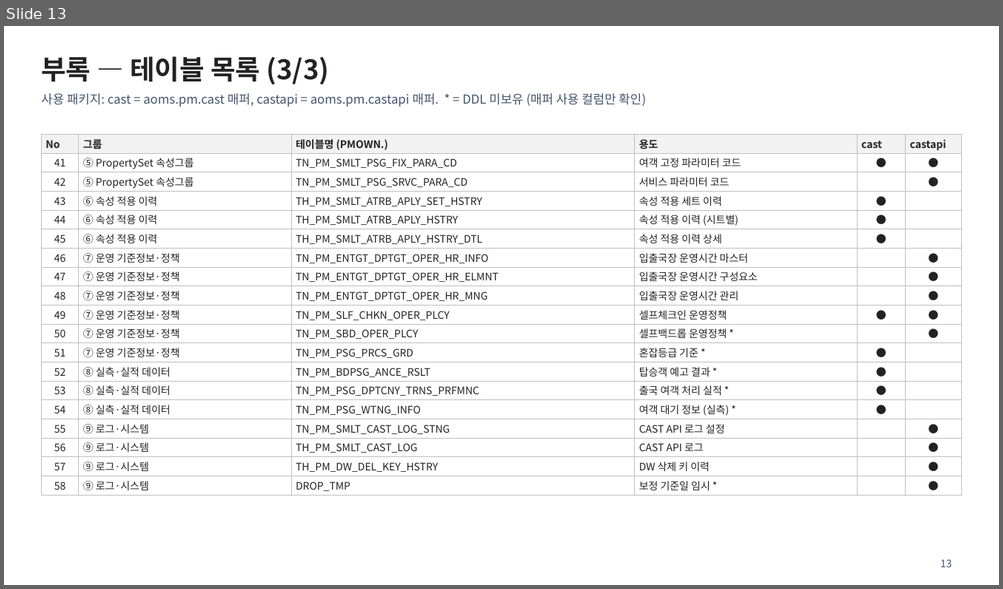
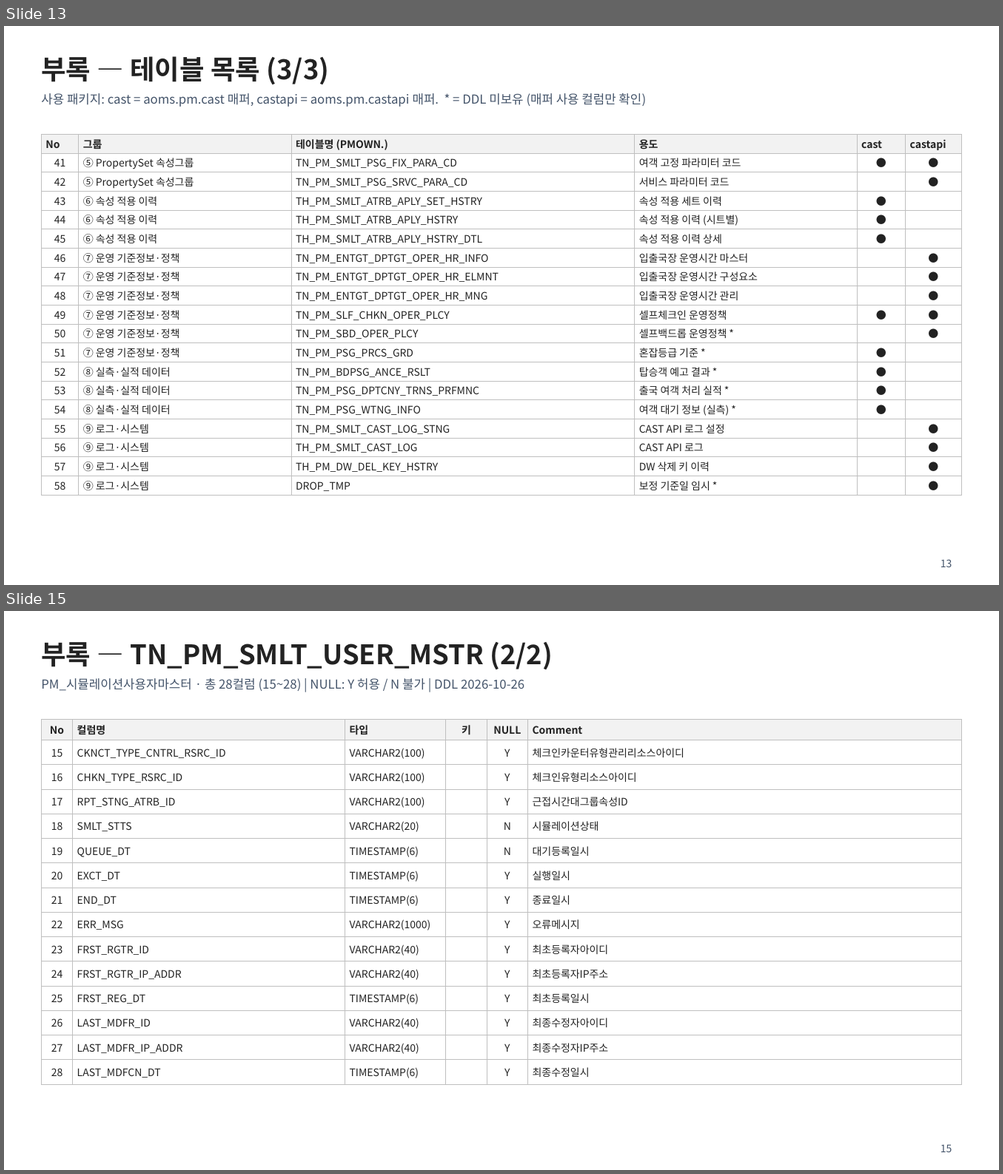
Before and after one commit to nsc5432/publishing, a slide deck: docs/pmown-table-erd.pptx. Shown one above the other, each under a label of ours: slide 13 before the commit, slides 13 and 15 after it; the slides between them are not shown. The pictures are 1003x589 and 1003x1174 pixels, drawn with LibreOffice and Linux fonts; fonts in the diff are those of the drawing. Boxes give left, top, right and bottom in pixels: in the first picture for what was removed or moved away, otherwise in the second. Text is boxed around its words. In the diff, an @@ line names an element or a change of style, - is before the commit and + after.

```diff
--- a/docs/pmown-table-erd.pptx
+++ b/docs/pmown-table-erd.pptx
@@ slide 15 added at (x1=4, y1=611, x2=999, y2=1170), background #FFFFFF @@
@@ title added at (x1=41, y1=642, x2=553, y2=669), 26 pt, text #222222, bold @@
+부록 — TN_PM_SMLT_USER_MSTR (2/2)
@@ text added at (x1=41, y1=678, x2=524, y2=691), 12 pt, text #44546A @@
+PM_시뮬레이션사용자마스터 · 총 28컬럼 (15~28) | NULL: Y 허용 / N 불가 | DDL 2026-10-26
@@ table added at (x1=41, y1=719, x2=962, y2=1085), 15 rows, 6 columns @@
+No | 컬럼명 | 타입 | 키 | NULL | Comment
+15 | CKNCT_TYPE_CNTRL_RSRC_ID | VARCHAR2(100) |  | Y | 체크인카운터유형관리리소스아이디
+16 | CHKN_TYPE_RSRC_ID | VARCHAR2(100) |  | Y | 체크인유형리소스아이디
+17 | RPT_STNG_ATRB_ID | VARCHAR2(100) |  | Y | 근접시간대그룹속성ID
+18 | SMLT_STTS | VARCHAR2(20) |  | N | 시뮬레이션상태
+19 | QUEUE_DT | TIMESTAMP(6) |  | N | 대기등록일시
+20 | EXCT_DT | TIMESTAMP(6) |  | Y | 실행일시
+21 | END_DT | TIMESTAMP(6) |  | Y | 종료일시
+22 | ERR_MSG | VARCHAR2(1000) |  | Y | 오류메시지
+23 | FRST_RGTR_ID | VARCHAR2(40) |  | Y | 최초등록자아이디
+24 | FRST_RGTR_IP_ADDR | VARCHAR2(40) |  | Y | 최초등록자IP주소
+25 | FRST_REG_DT | TIMESTAMP(6) |  | Y | 최초등록일시
+26 | LAST_MDFR_ID | VARCHAR2(40) |  | Y | 최종수정자아이디
+27 | LAST_MDFR_IP_ADDR | VARCHAR2(40) |  | Y | 최종수정자IP주소
+28 | LAST_MDFCN_DT | TIMESTAMP(6) |  | Y | 최종수정일시
@@ page number added at (x1=940, y1=1145, x2=952, y2=1153), 10 pt, text #44546A @@
+15
```
Also in this commit, not shown: 1 slide changed, 3 other slides added, 9 other files.
